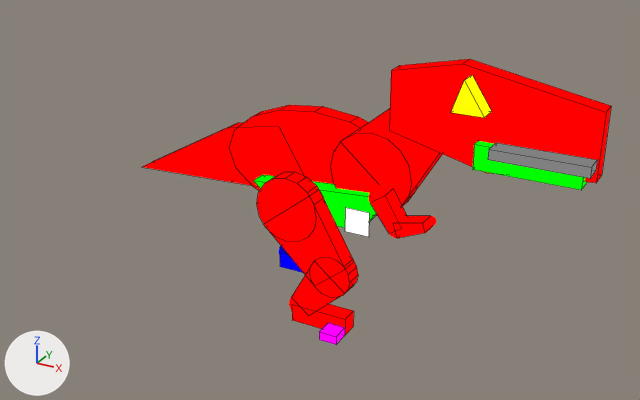
The Blender file assets-source/blender/motion/allosaurus-eat.blend as it was, and as the next commit left it.
The view is the same before and after, from a 50 mm lens placed at (76.4, -78.7, 50.9), pointed at (37.0, -7.0, 15.0). The lights are fixed; the arrows at lower left show +X, +Y and +Z. The older version comes first. Mesh edges are drawn as thin lines on the coarser meshes.

In view in the first picture: 'DinoTycoon_Motion_allosaurus_eat_belly', 'DinoTycoon_Motion_allosaurus_eat_head', 'DinoTycoon_Motion_allosaurus_eat_jaw', 'DinoTycoon_Motion_allosaurus_eat_mouth', 'DinoTycoon_Motion_allosaurus_eat_near_0', 'DinoTycoon_Motion_allosaurus_eat_near_1', 'DinoTycoon_Motion_allosaurus_eat_near_joint_0', 'DinoTycoon_Motion_allosaurus_eat_near_joint_1', 'DinoTycoon_Motion_allosaurus_eat_neck_0', 'DinoTycoon_Motion_allosaurus_eat_neck_joint_0', 'DinoTycoon_Motion_allosaurus_eat_tail', 'DinoTycoon_Motion_allosaurus_eat_trunk' and 12 more.
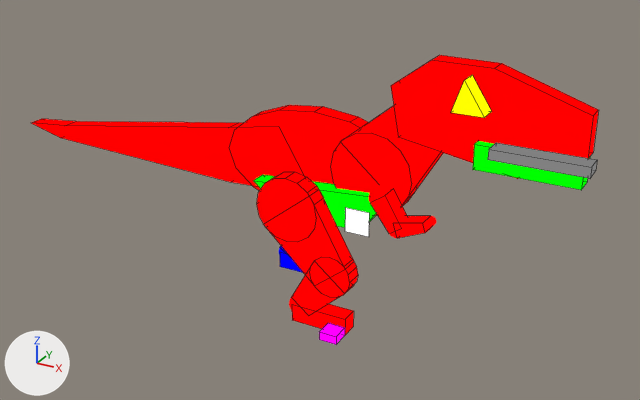
The newer file is also turned or shifted as a whole; pictures and numbers use the older file's frame.

What differs and where, as boxes [x1, y1, x2, y2] in the pictures (640 x 400 px; the box of a moved part takes in the faces that stretch with it):
```json
{"object": "DinoTycoon_Motion_allosaurus_eat_head", "change": "reshaped", "before": [389, 59, 611, 183], "after": [391, 55, 599, 179], "on screen": "6% narrower"}
{"object": "DinoTycoon_Motion_allosaurus_eat_tail", "change": "reshaped", "before": [143, 123, 302, 187], "after": [32, 119, 302, 187], "on screen": "69% wider, 6% taller"}
{"part": 1, "of": "me_dinotycoon_motion_allosaurus_eat_sample_tail", "change": "moved or reshaped", "before": [143, 124, 238, 182], "after": [32, 119, 238, 182]}
```

Edits to the scene script, one JSON object a line:
```json
{"block": "me_dinotycoon_motion_allosaurus_eat_sample_tail", "where": "# used by ob_dinotycoon_motion_allosaurus_eat_tail; location = (0.0, 0.0, 0.0)"}
{"op": "remove", "block": "me_dinotycoon_motion_allosaurus_eat_sample_tail", "code": "me_dinotycoon_motion_allosaurus_eat_sample_tail.from_pydata(...)  # 10 vertices, 7 faces; spans x 9.0..33.0, y -1.0..1.0, z 11.2..19.6"}
{"op": "add", "block": "me_dinotycoon_motion_allosaurus_eat_sample_tail", "code": "me_dinotycoon_motion_allosaurus_eat_sample_tail.from_pydata(...)  # 14 vertices, 9 faces; spans x -9.0..33.0, y -1.0..1.0, z 11.8..19.6"}
{"block": "me_dinotycoon_motion_allosaurus_eat_sample_tail", "change": "me_dinotycoon_motion_allosaurus_eat_sample_tail part 1"}
{"block": "me_dinotycoon_motion_allosaurus_eat_sample_tail", "change": "2 vertices are removed from x 9.0, y -1.0..1.0, z 11.2"}
{"block": "me_dinotycoon_motion_allosaurus_eat_sample_tail", "change": "4 faces are deleted"}
{"block": "me_dinotycoon_motion_allosaurus_eat_sample_tail", "change": "6 vertices are added at (-3.0, -1.0, 14.5), (-9.0, -1.0, 13.9), (-4.0, -1.0, 12.7), (-3.0, 1.0, 14.5), (-9.0, 1.0, 13.9), (-4.0, 1.0, 12.7)"}
{"block": "me_dinotycoon_motion_allosaurus_eat_sample_tail", "change": "6 new faces join them"}
{"block": "me_dinotycoon_motion_allosaurus_eat_sample_head", "where": "# used by ob_dinotycoon_motion_allosaurus_eat_head; location = (0.0, 0.0, 0.0)"}
{"op": "remove", "block": "me_dinotycoon_motion_allosaurus_eat_sample_head", "code": "me_dinotycoon_motion_allosaurus_eat_sample_head.from_pydata(...)  # 12 vertices, 8 faces; spans x 43.0..63.0, y -4.0..-2.0, z 20.0..30.0"}
{"op": "add", "block": "me_dinotycoon_motion_allosaurus_eat_sample_head", "code": "me_dinotycoon_motion_allosaurus_eat_sample_head.from_pydata(...)  # 14 vertices, 9 faces; spans x 43.0..62.0, y -4.0..-2.0, z 20.0..30.0"}
{"block": "me_dinotycoon_motion_allosaurus_eat_sample_head", "change": "me_dinotycoon_motion_allosaurus_eat_sample_head part 2: the whole mesh is rebuilt"}
```
